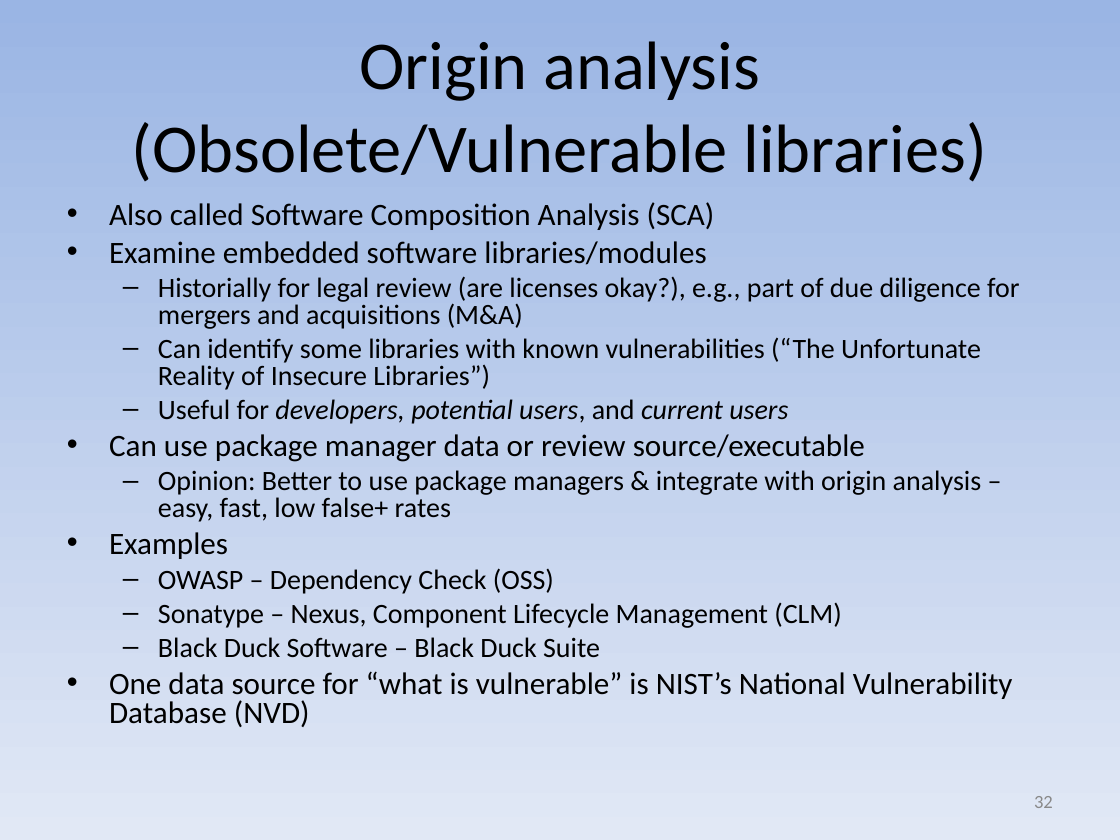
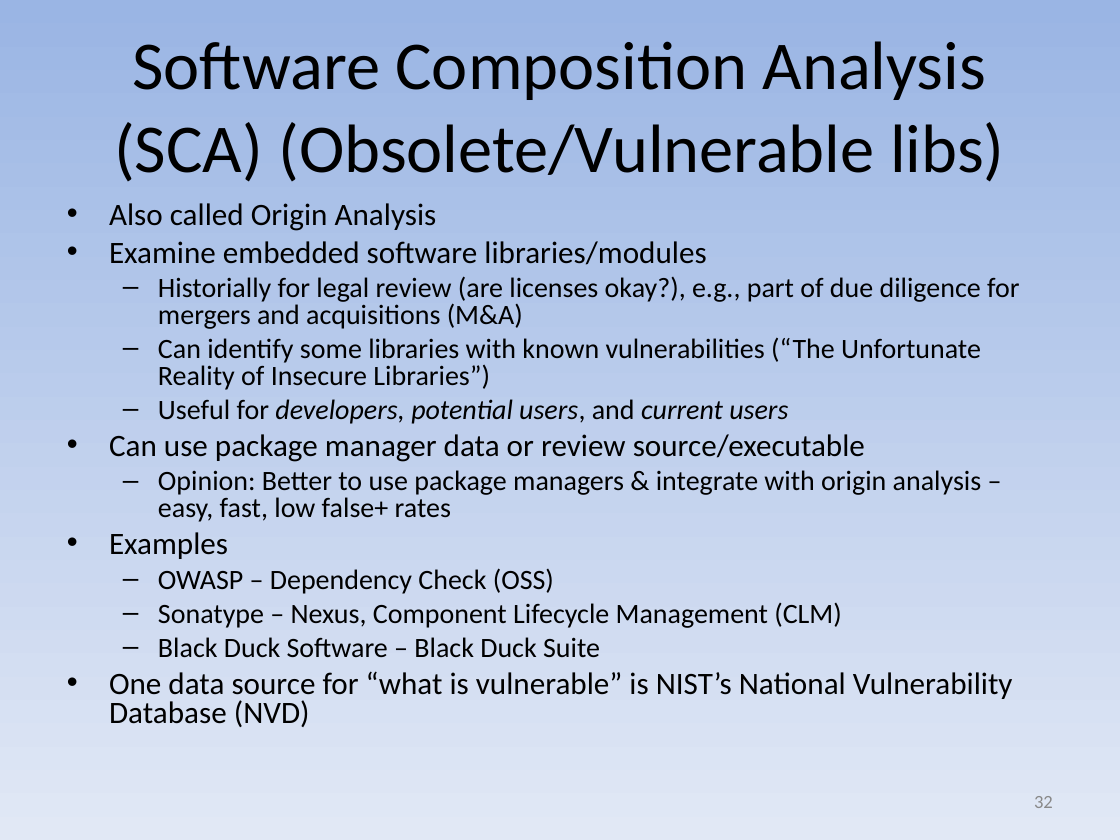
Before and after one commit to david-a-wheeler/david-a-wheeler.github.io, a slide deck: slide 32 of secure-class/presentations/Secure-Software-9-Tools.ppt. Drawn at 1120x840 pixels with LibreOffice and Linux fonts; fonts in the diff are those of the drawing. Boxes give left, top, right and bottom in pixels: in the first picture for what was removed or moved away, otherwise in the second. Text is boxed around its words. In the diff, an @@ line names an element or a change of style, - is before the commit and + after.

Commit message:
Minor tweak, SCA is the more common term now

```diff
--- a/secure-class/presentations/Secure-Software-9-Tools.ppt
+++ b/secure-class/presentations/Secure-Software-9-Tools.ppt
@@ title at (x1=114, y1=41, x2=1004, y2=182): text changed @@
-Origin analysis (Obsolete/Vulnerable libraries)
+Software Composition Analysis (SCA) (Obsolete/Vulnerable libs)
@@ text at (x1=109, y1=203, x2=437, y2=231): text changed @@
-• Also called Software Composition Analysis (SCA)
+• Also called Origin Analysis
```
